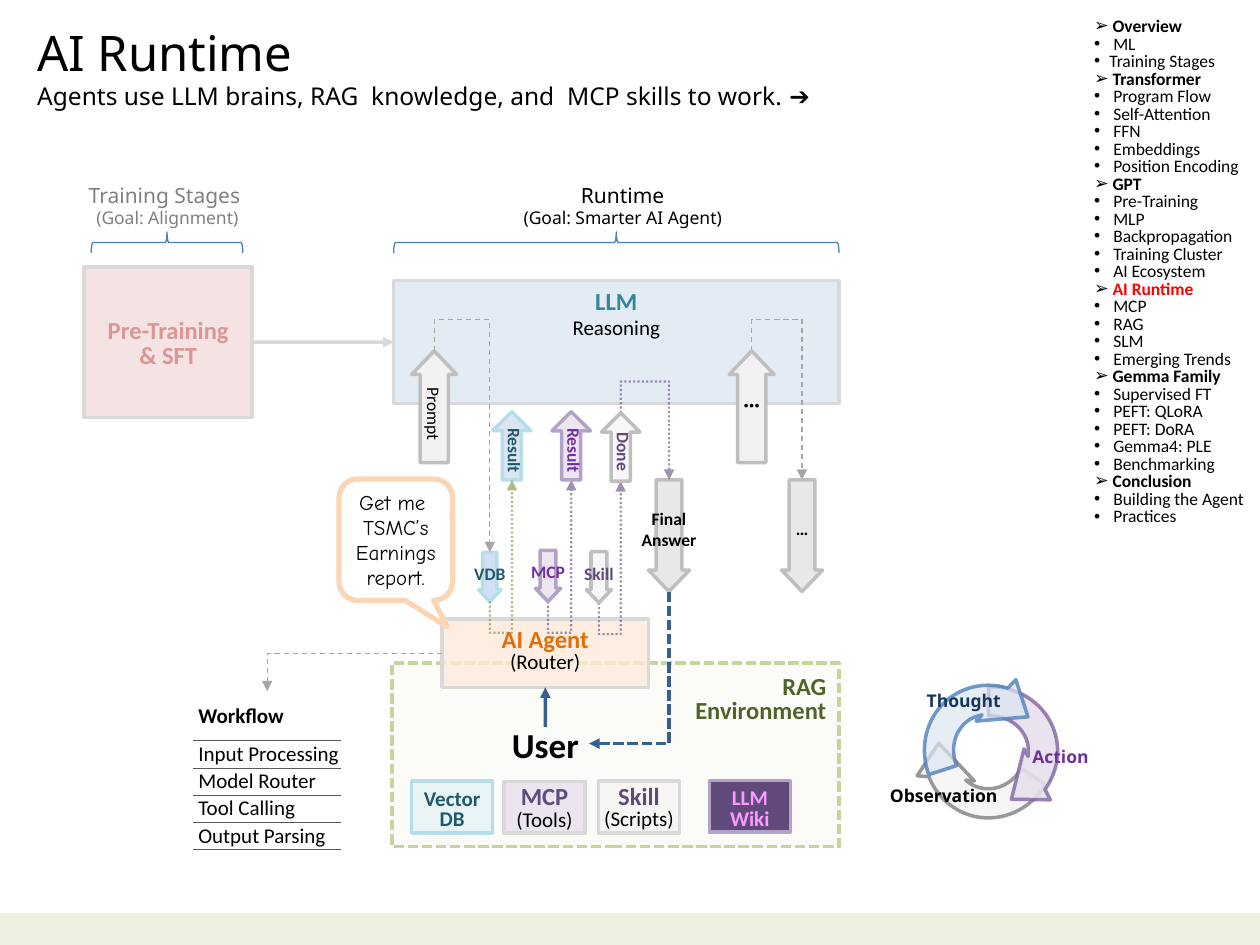
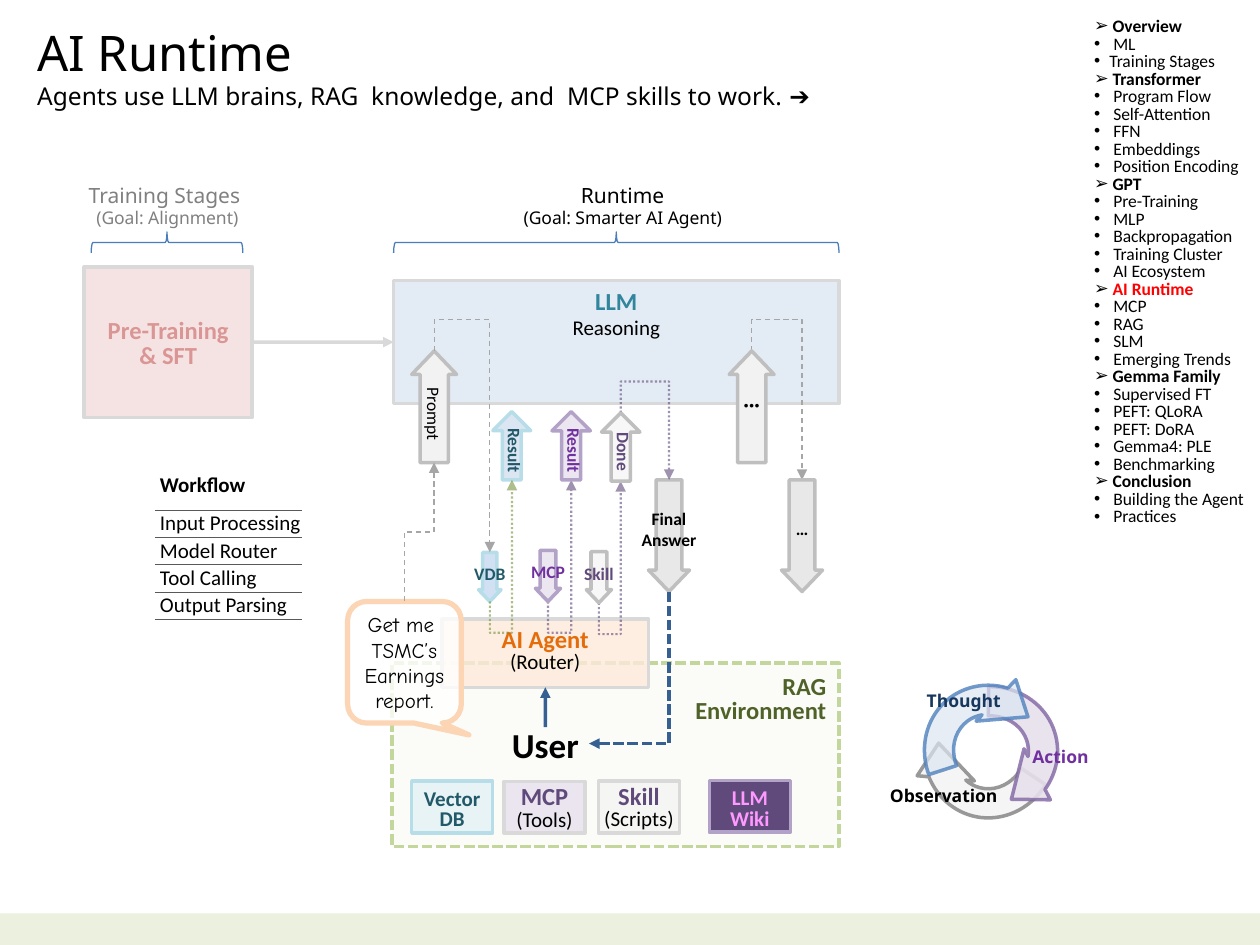
Before and after one commit to navibator/crazy-ai, a slide deck: slide 3 of ai-gemma.pptx. Drawn at 1260x945 pixels with LibreOffice and Linux fonts; fonts in the diff are those of the drawing. Boxes give left, top, right and bottom in pixels: in the first picture for what was removed or moved away, otherwise in the second. Text is boxed around its words. In the diff, an @@ line names an element or a change of style, - is before the commit and + after.

```diff
--- a/ai-gemma.pptx
+++ b/ai-gemma.pptx
@@ table: place and size @@
-table at bbox=[194, 692, 341, 851]
+table at bbox=[155, 461, 302, 620]
@@ elbow arrow added from (404, 601) to (435, 462), #A6A6A6 0.75 pt dashed @@
@@ rounded speech box "Get me": place and size @@
-rounded speech box "Get me" at bbox=[339, 479, 452, 601]
+rounded speech box "Get me" at bbox=[348, 601, 461, 723]
@@ rounded speech box "Get me" at bbox=[348, 601, 461, 723]: proportions changed @@
@@ elbow arrow removed from (442, 653) to (267, 692) @@
```
Also in this commit, not shown: 3 other slides changed, 3 other files.
